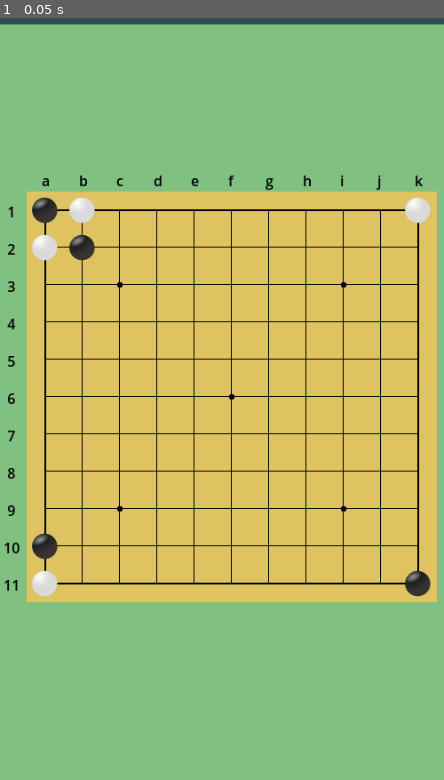
Above: before the commit, frame 1.
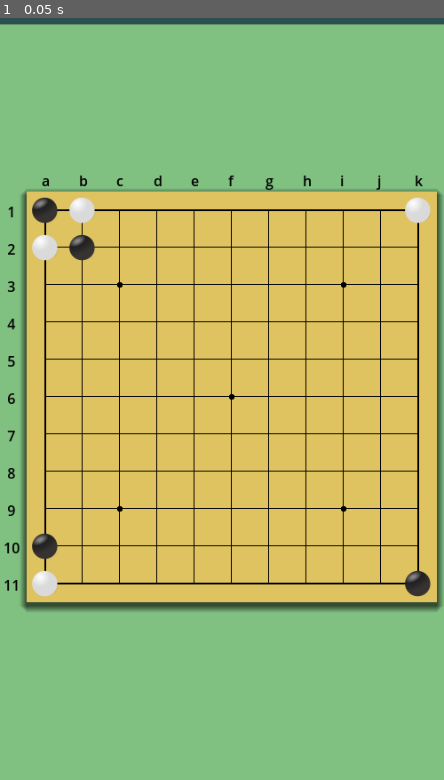
Above: after the commit, the same moment.

Repository: vivisuke/Gomoku
Game: Godot game, scene res://main_scene.tscn
Two runs of this game, one before a commit and one after it. Both use one fixed random seed, a clock stepped at 60 frames per second and the inputs below.
Inputs:
- Up to frame 1 (0.05 s): no input

The runs differ from the first frame. In frame 1, 2.9% of the frame differs, in the area x 4-100%, y 22-78%.

Commit message:
0014 ◎ C 09/01 09/02 0.001│ToDo│盤面影描画

Diff:
--- a/Gomoku/scripts/Board.gd
+++ b/Gomoku/scripts/Board.gd
@@ -34,6 +34,12 @@
 	pass
 
 func _draw():
+	var style_box = StyleBoxFlat.new()      # 影、ボーダなどを描画するための矩形スタイルオブジェクト
+	style_box.bg_color = color   # 矩形背景色
+	style_box.shadow_offset = Vector2(0, 4)     # 影オフセット
+	style_box.shadow_size = 8                   # 影（ぼかし）サイズ
+	draw_style_box(style_box, Rect2(Vector2(0, 0), self.size))      # style_box に設定した矩形を描画
+	#
 	for x in range(N_HORZ):
 		var wd = 2.5 if x == 0 || x == N_HORZ - 1 else 1
 		draw_line(Vector2(ORG_X, ORG_Y+CELL_WD*x),
